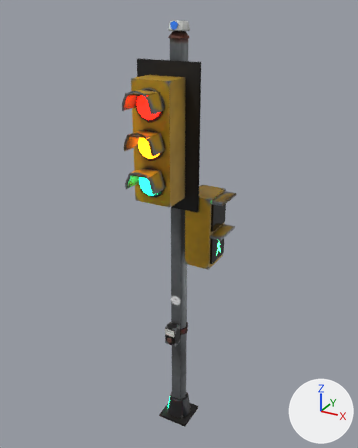
The glTF model assets/props/traffic_light_pole_lod1.glb, before and after one commit.
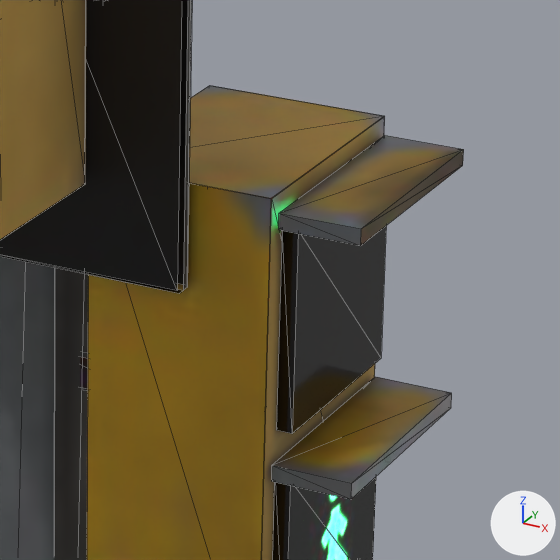
The first picture shows the older version from a 50 mm camera at (1.98, -3.61, 4.02) aimed at (0.06, -0.1, 2.27). The close-ups show the older and then the newer version on the part from 48% to 70% of the width and 39% to 56% of the height of that picture. Only the edits that show in the close-ups are written down. Lighting does not change. The marker at lower right points along +X, +Y and +Z. The close-ups show mesh edges as thin lines. Objects named as collision shapes, trigger or cutter boxes, shadow casters or lower levels of detail are left out. Where no turn or scale is listed for an object, it has been applied to the vertices. Vertices at exactly the same position are counted once.

The first close-up shows 'Ped_A_Stop', 'Ped_A_Walk', 'traffic_light_pole'.
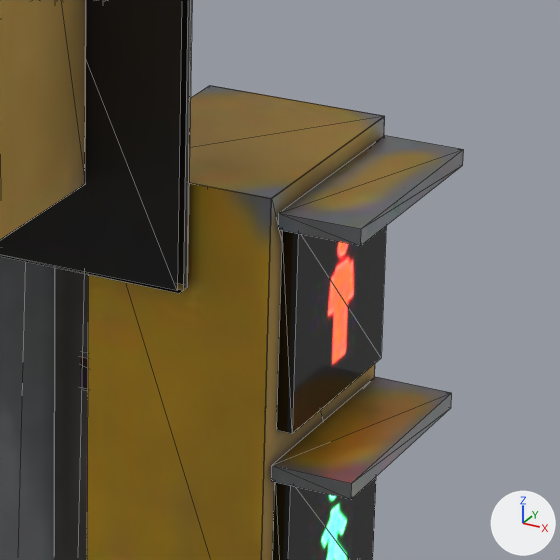
Pixel boxes [x1, y1, x2, y2] of what changed, in the close-ups (560 x 560 px):
part 1 of me_traffic_light_pole_001, surface changed
    both: [279, 144, 464, 486]
part 2 of me_ped_a_stop, surface changed (black to orange)
    both: [282, 226, 386, 424]

What changed in the scene script:
```text
Change me_traffic_light_pole_001:
    where me_traffic_light_pole_001.from_pydata(...)  # 1088 vertices, 932 faces; spans x -0.28..0.48, y -0.62..0.16, z 0.0..3.92
    used by ob_traffic_light_pole; location = (0.0, 0.0, 0.0)
    me_traffic_light_pole_001 part 1: 350 kept faces spanning x -0.28..0.48, y -0.62..0.16, z 0.0..3.88 get new texture (UV) coordinates
Change me_ped_a_stop:
    where me_ped_a_stop.from_pydata(...)  # 8 vertices, 12 faces; spans x 0.375..0.395, y -0.125..0.125, z 2.28..2.53
    used by ob_ped_a_stop; location = (0.0, 0.0, 0.0)
    me_ped_a_stop part 2: 10 kept faces spanning x 0.375..0.395, y -0.125..0.125, z 2.28..2.53 get new texture (UV) coordinates
```
